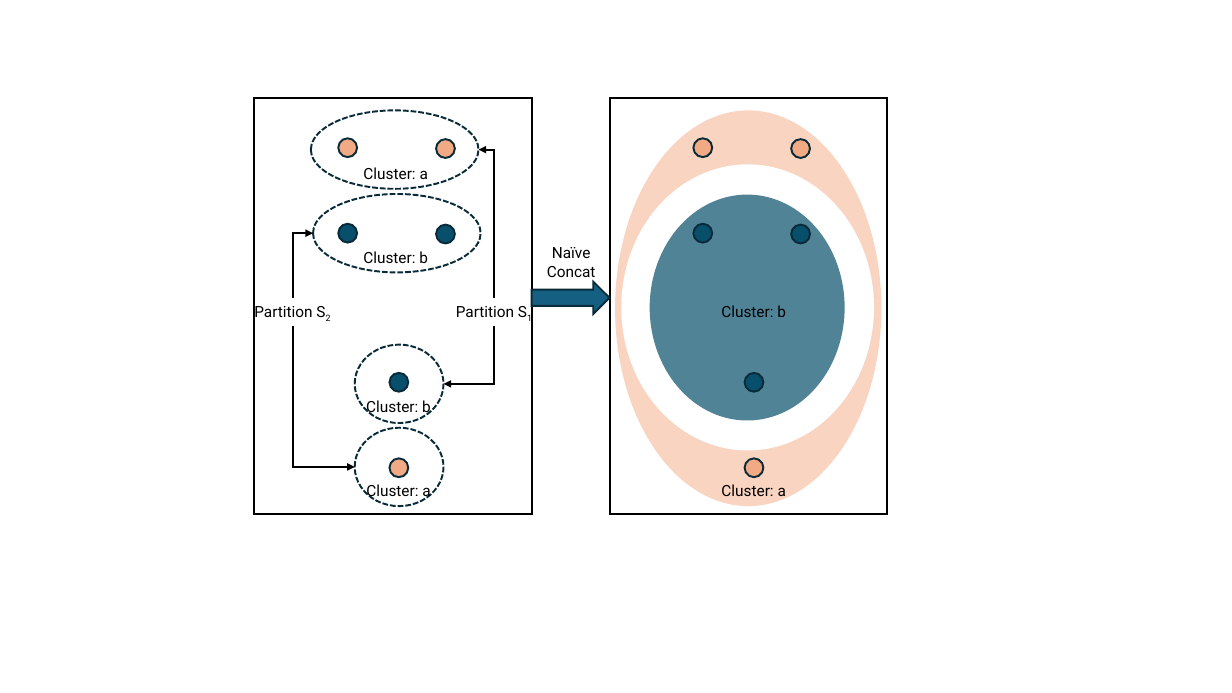
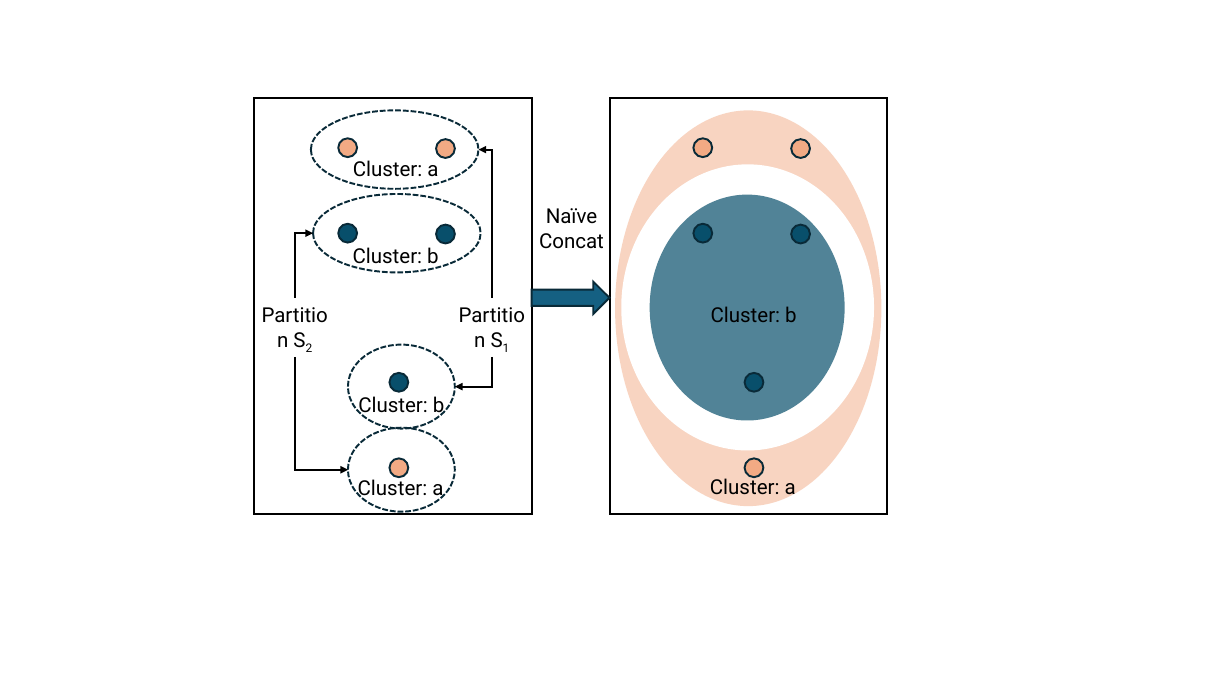
Before and after one commit to MuyeedAhmed/AcceleratedUL, a slide deck: slide 1 of Figures/MergeCluster/Naive.pptx. Drawn at 1232x693 pixels with LibreOffice and Linux fonts; fonts in the diff are those of the drawing. Boxes give left, top, right and bottom in pixels: in the first picture for what was removed or moved away, otherwise in the second. Text is boxed around its words. In the diff, an @@ line names an element or a change of style, - is before the commit and + after.

```diff
--- a/Figures/MergeCluster/Naive.pptx
+++ b/Figures/MergeCluster/Naive.pptx
@@ text "Cluster: a": place and size @@
-text "Cluster: a" at [363, 167, 428, 179]
+text "Cluster: a" at [353, 160, 438, 177]
@@ elbow arrow (492, 298) - (479, 150): route changed @@
@@ size 12 to 16 pt in 9 elements at [353, 247, 439, 269], [711, 306, 797, 322], [353, 160, 438, 177], [358, 476, 443, 501], [710, 475, 796, 500], [358, 396, 445, 418], [247, 298, 342, 357], [445, 298, 540, 357], [539, 208, 604, 249] @@
@@ text "Naïve Concat": place and size @@
-text "Naïve Concat" at [547, 247, 596, 281]
+text "Naïve Concat" at [539, 208, 604, 249]
@@ elbow arrow (295, 298) - (313, 233): route changed @@
@@ elbow arrow moved from (293, 326) - (355, 467) to (295, 357) - (348, 470) @@
@@ ellipse: place and size @@
-ellipse at [355, 345, 444, 423]
+ellipse at [348, 345, 456, 429]
@@ elbow arrow moved from (494, 326) - (444, 384) to (492, 357) - (455, 386) @@
@@ text "Cluster: b": place and size @@
-text "Cluster: b" at [366, 400, 431, 416]
+text "Cluster: b" at [358, 396, 445, 418]
@@ ellipse: place and size @@
-ellipse at [355, 428, 444, 506]
+ellipse at [348, 428, 456, 512]
@@ text "Cluster: a": place and size @@
-text "Cluster: a" at [366, 484, 430, 501]
+text "Cluster: a" at [358, 476, 443, 501]
@@ text "Cluster: a": place and size @@
-text "Cluster: a" at [721, 484, 786, 501]
+text "Cluster: a" at [710, 475, 796, 500]
```
Also in this commit, not shown: 1 other file.
